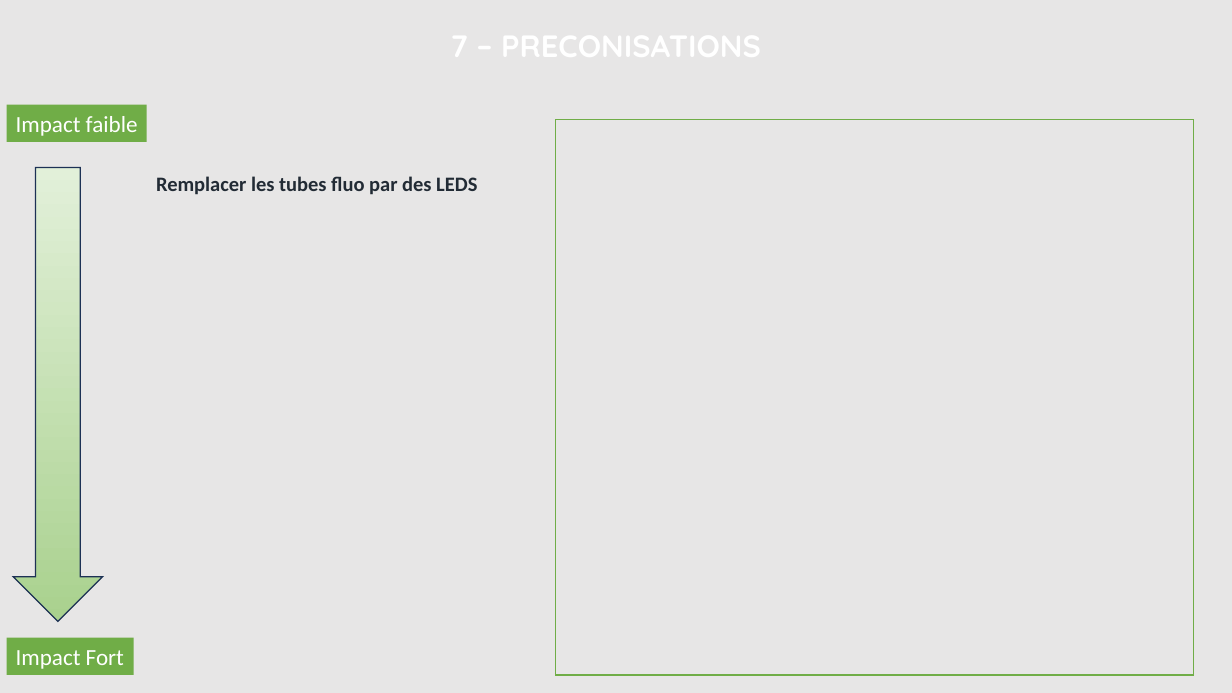
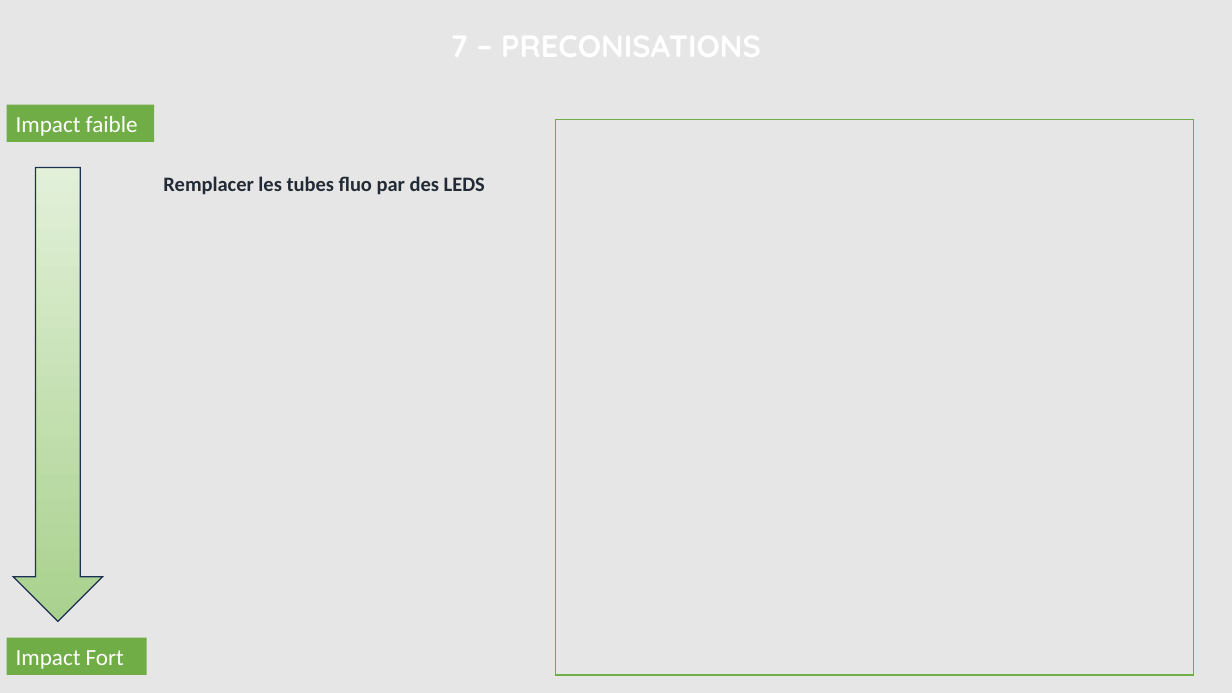
Before and after one commit to sigsieml/super-cep, a slide deck: slide 8 of app/src/main/assets/powerpointvierge.pptx. Drawn at 1232x693 pixels with LibreOffice and Linux fonts; fonts in the diff are those of the drawing; background and template pictures are left out. Boxes give left, top, right and bottom in pixels: in the first picture for what was removed or moved away, otherwise in the second. Text is boxed around its words. In the diff, an @@ line names an element or a change of style, - is before the commit and + after.

```diff
--- a/app/src/main/assets/powerpointvierge.pptx
+++ b/app/src/main/assets/powerpointvierge.pptx
@@ rectangle "Impact faible": place and size @@
-rectangle "Impact faible" at bbox=[6, 104, 147, 141]
+rectangle "Impact faible" at bbox=[6, 104, 154, 141]
@@ table: place and size @@
-table at bbox=[147, 167, 541, 201]
+table at bbox=[154, 167, 541, 201]
@@ rectangle "Impact Fort": place and size @@
-rectangle "Impact Fort" at bbox=[6, 638, 133, 675]
+rectangle "Impact Fort" at bbox=[6, 638, 147, 675]
```
Also in this commit, not shown: 1 other slide changed, 4 other files.
